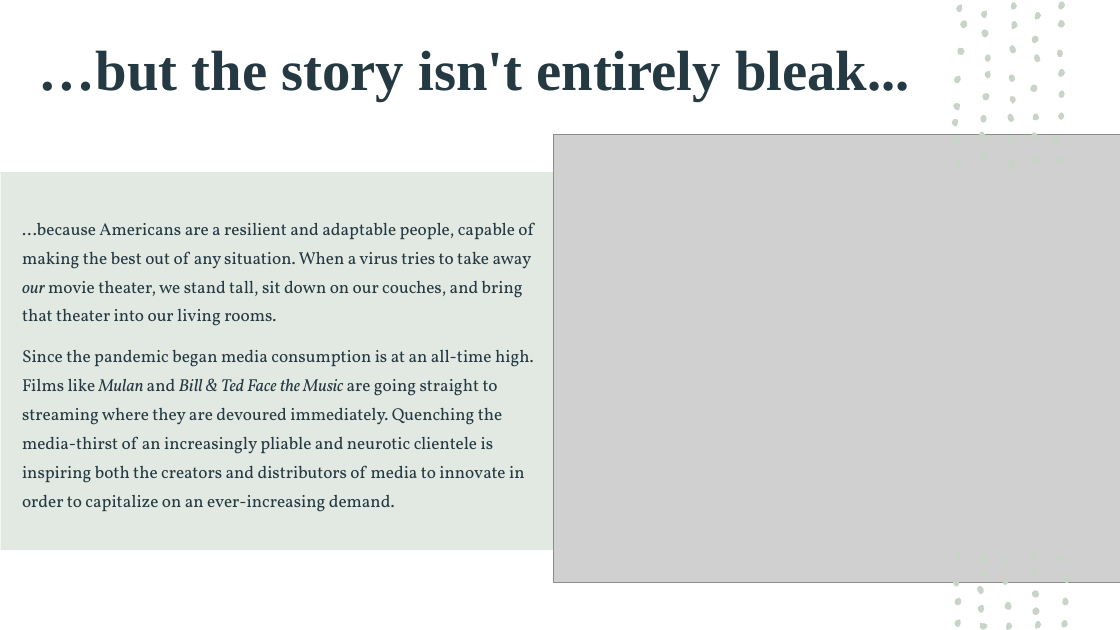
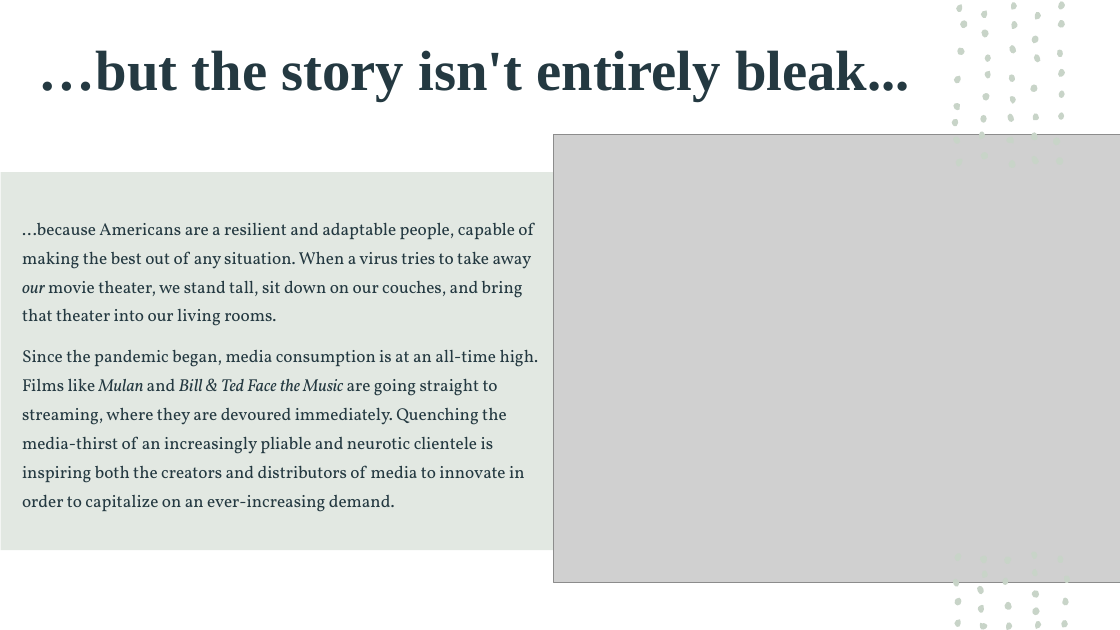
Before and after one commit to mfrisch87/MovieTrailerMatchUp, a slide deck: slide 3 of assets/PowerPoint/Movie Trailer MatchUp.pptx. Drawn at 1120x630 pixels with LibreOffice and Linux fonts; fonts in the diff are those of the drawing; grey boxes stand for pictures. Boxes give left, top, right and bottom in pixels: in the first picture for what was removed or moved away, otherwise in the second. Text is boxed around its words. In the diff, an @@ line names an element or a change of style, - is before the commit and + after.

```diff
--- a/assets/PowerPoint/Movie Trailer MatchUp.pptx
+++ b/assets/PowerPoint/Movie Trailer MatchUp.pptx
@@ text at (x1=22, y1=349, x2=539, y2=512): text changed @@
-Since the pandemic began media consumption is at an all-time high. Films like Mulan and Bill & Ted Face the Music are going straight to streaming where they are devoured immediately. Quenching the media-thirst of an increasingly pliable and neurotic clientele is inspiring both the creators and distributors of media to innovate in order to capitalize on an ever-increasing demand.
+Since the pandemic began, media consumption is at an all-time high. Films like Mulan and Bill & Ted Face the Music are going straight to streaming, where they are devoured immediately. Quenching the media-thirst of an increasingly pliable and neurotic clientele is inspiring both the creators and distributors of media to innovate in order to capitalize on an ever-increasing demand.
```
Also in this commit, not shown: 1 other slide changed.
